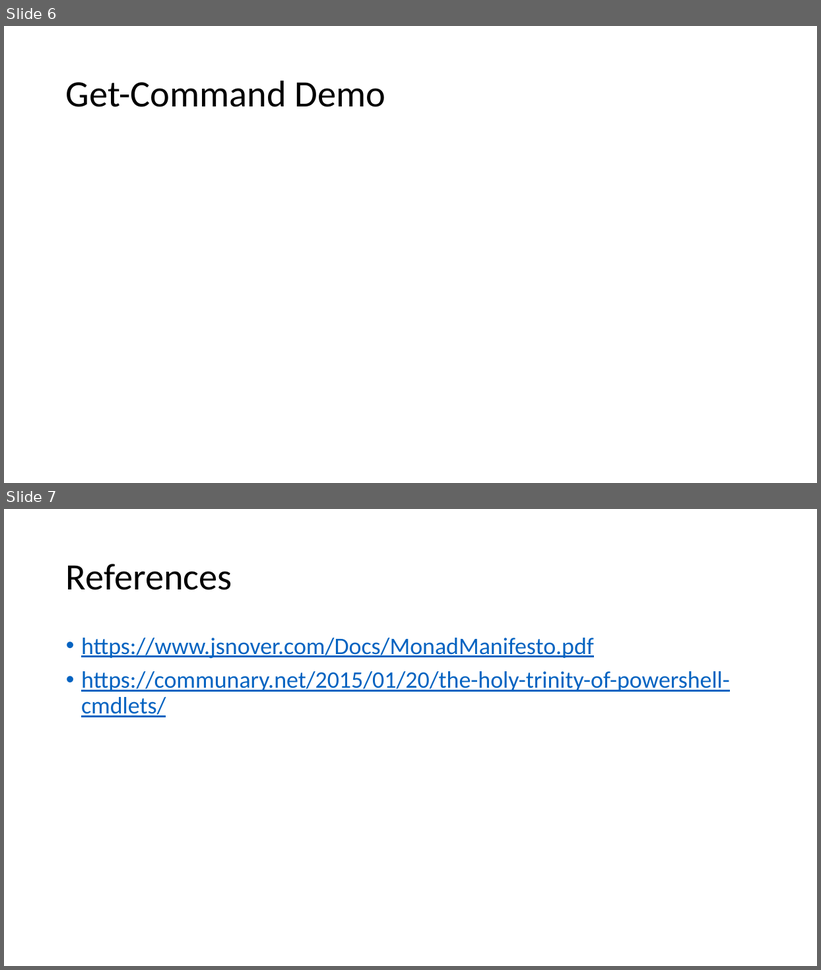
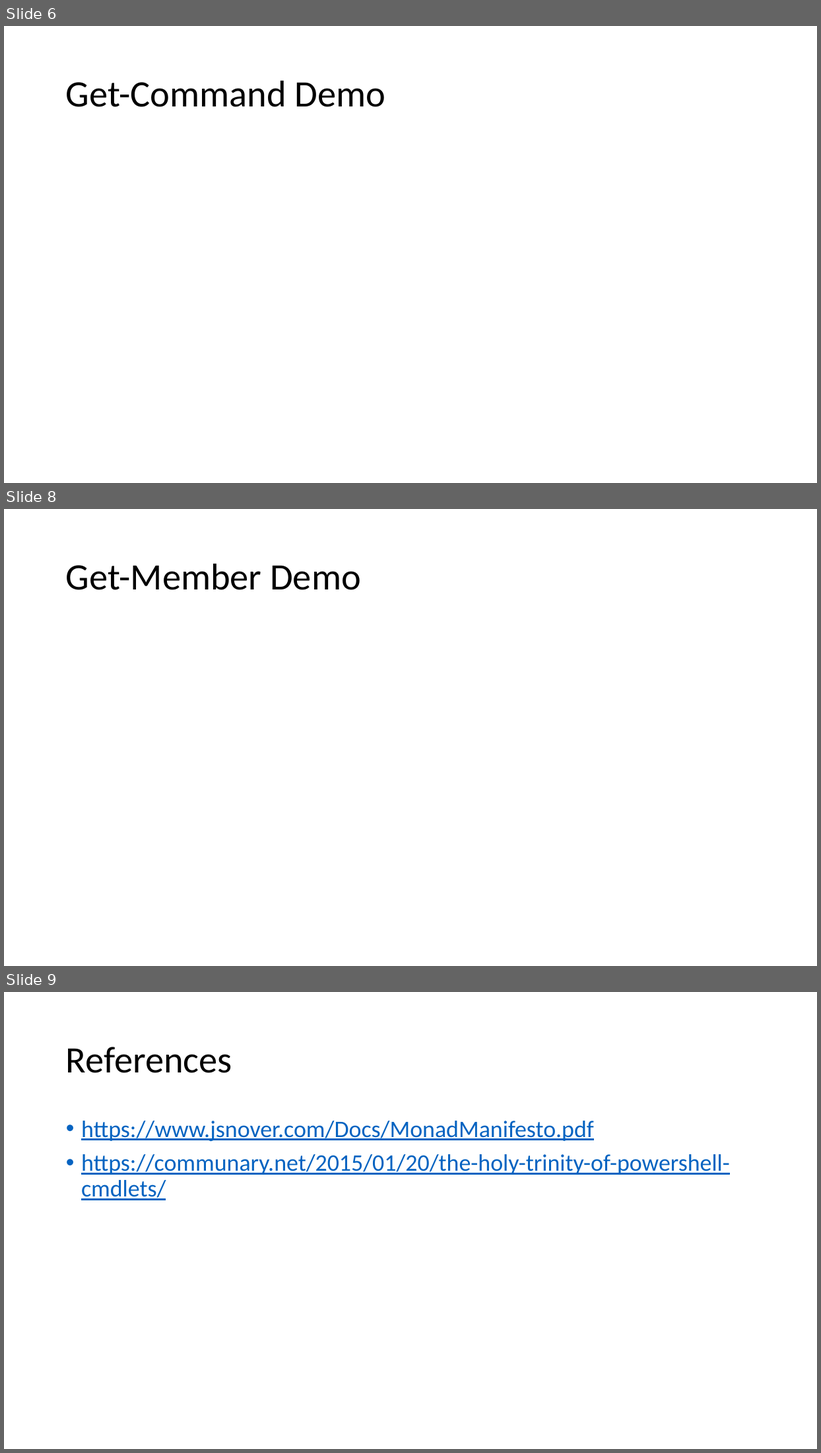
Before and after one commit to ergo3114/Fundamentals1, a slide deck: PowerShell Fundamentals 1.pptx. Shown one above the other, each under a label of ours: slides 6 and 7 before the commit, slides 6, 8 and 9 after it; the slides between them are not shown. The pictures are 821x970 and 821x1453 pixels, drawn with LibreOffice and Linux fonts; fonts in the diff are those of the drawing. Boxes give left, top, right and bottom in pixels: in the first picture for what was removed or moved away, otherwise in the second. Text is boxed around its words. In the diff, an @@ line names an element or a change of style, - is before the commit and + after.

Commit message:
Added Get-Member presentation

```diff
--- a/PowerShell Fundamentals 1.pptx
+++ b/PowerShell Fundamentals 1.pptx
@@ slide 8 added at bbox=[4, 509, 817, 966], background #FFFFFF @@
@@ title added at bbox=[66, 563, 361, 590], 44 pt, text #000000 @@
+Get-Member Demo
@@ what was slide 7 is now slide 9 @@
```
Also in this commit, not shown: 1 slide changed, 1 other slide added.
